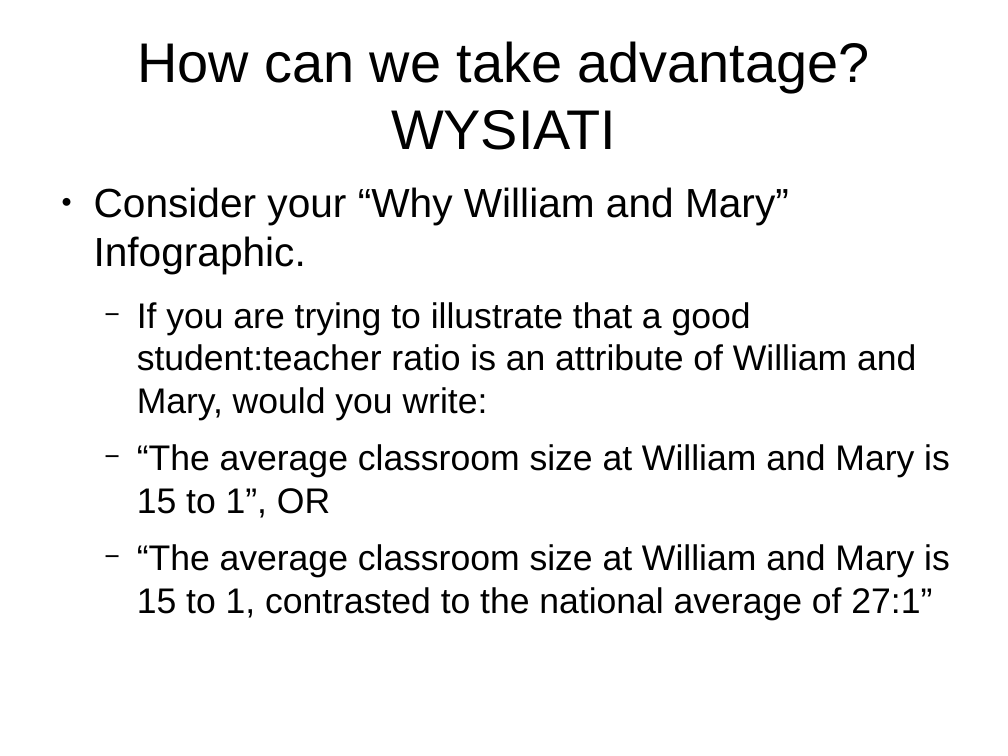
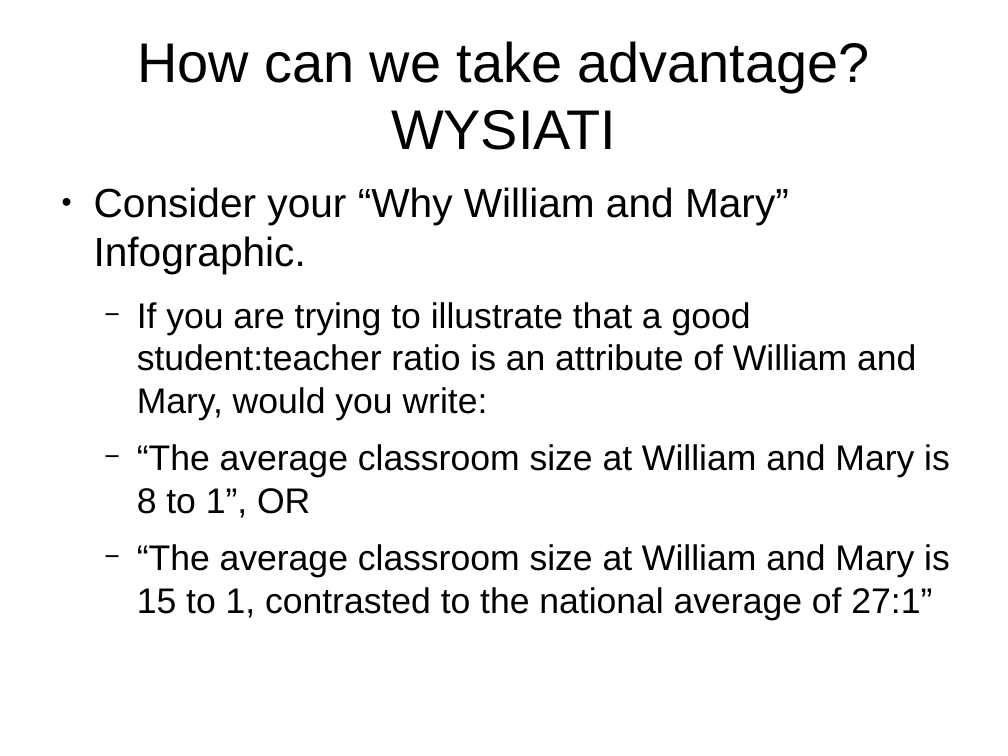
Before and after one commit to DanRunfola/COLL_100, a slide deck: slide 15 of lectures/StoryTelling_as_knowledge.odp (slide 12 before the commit). Drawn at 1008x756 pixels with LibreOffice and Linux fonts; fonts in the diff are those of the drawing. Boxes give left, top, right and bottom in pixels: in the first picture for what was removed or moved away, otherwise in the second. Text is boxed around its words. In the diff, an @@ line names an element or a change of style, - is before the commit and + after.

```diff
--- a/lectures/StoryTelling_as_knowledge.odp
+++ b/lectures/StoryTelling_as_knowledge.odp
@@ text at [137,444,950,518]: text changed @@
-  − “The average classroom size at William and Mary is 15 to 1”, OR
+  − “The average classroom size at William and Mary is 8 to 1”, OR
```
Also in this commit, not shown: 3 other slides changed, 6 slides added, 3 other files.
